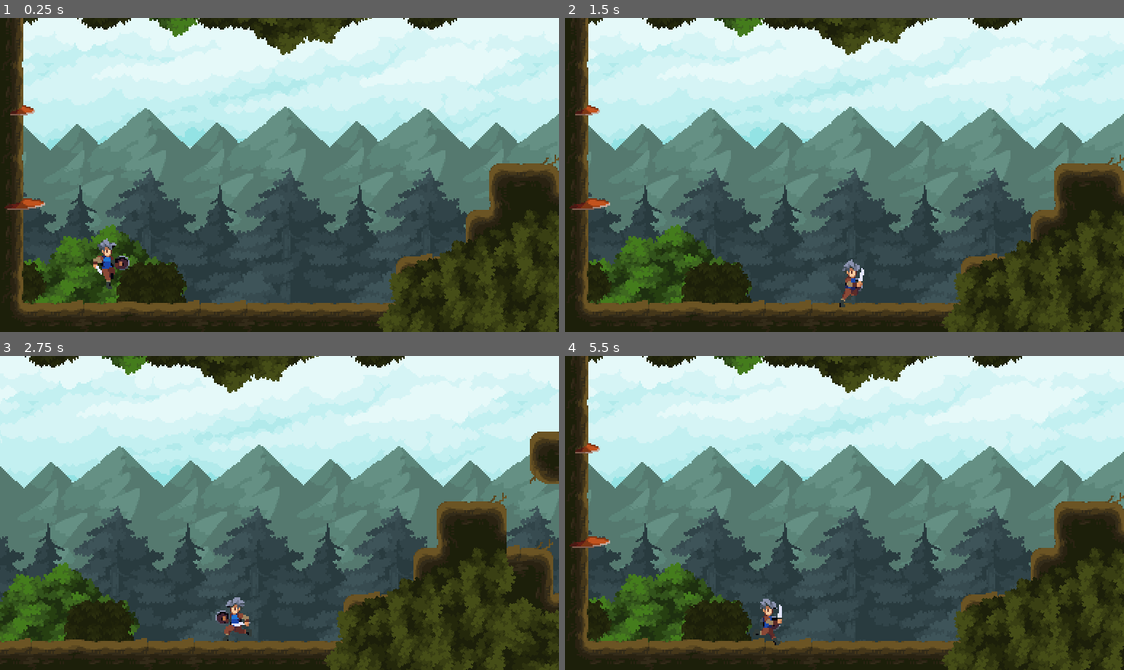
Above: before the commit, frames 1-4 (two rows, left to right).
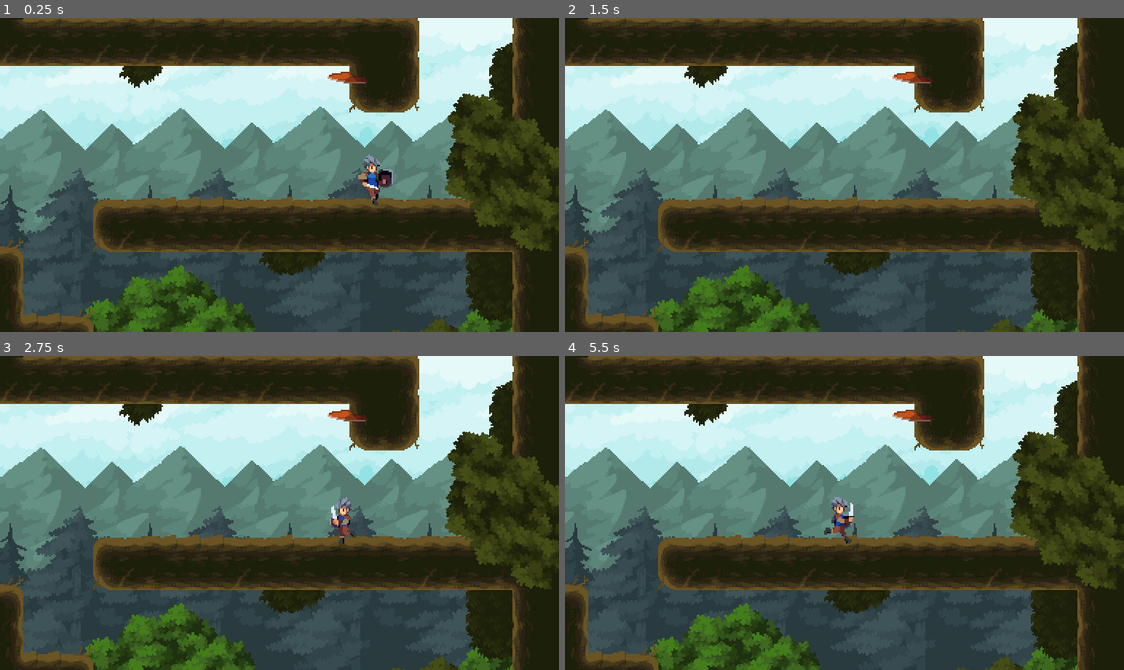
Above: after the commit, the same moments.

Repository: ukagaka/rpg-adventure
Game: Godot game, scene res://world.tscn
The game is run twice, just before and just after one commit, with the same random seed, the same clock (stepped at 60 frames per second) and the same inputs.
Inputs:
- Up to frame 1 (0.25 s): no input
- Up to frame 2 (1.5 s): hold Right (move_right) from 0.53 s (still down); tap Space (jump) at 0.77 s
- Up to frame 3 (2.75 s): tap Space (jump) at 1.52 s; release Right (move_right) at 2.03 s; hold Left (move_left) from 2.03 s (still down)
- Up to frame 4 (5.5 s): release Left (move_left) at 2.78 s; hold Right (move_right) 2.78-4.28 s; tap Space (jump) at 3.02, 3.77, 4.52 s; hold Left (move_left) 4.28-5.03 s; hold Right (move_right) from 5.03 s (still down)

The runs differ from the first frame. In frame 1, 62% of the frame differs, in the area x 0-100%, y 0-100%; in frame 2, 62%; in frame 3, 61%; in frame 4, 62%.

Commit message:
06:滑墙-基本滑墙动画完成
1、通过插件 Animation Resetter 对所有动画节点补齐（前提是 RESET 动画要正确，其他动画是以 RESET 做动画补齐）
2、通过判断是否碰撞墙壁来播放滑墙动画
3、通过判断墙壁的法线，来让角色翻转，而且正好贴近墙壁

Diff:
--- a/player.gd
+++ b/player.gd
@@ -6,6 +6,7 @@
 	JUMP,
 	FALL,
 	LANDING,
+	WALL_SLIDING,
 }
 
 const GROUND_STATES := [State.IDLE, State.RUNNING, State.LANDING]
@@ -19,7 +20,8 @@
 var default_gravity := ProjectSettings.get("physics/2d/default_gravity") as float
 var is_first_tick := false
 
-@onready var sprite_2d: Sprite2D = $Sprite2D
+
+@onready var graphics: Node2D = $Graphics
 @onready var animation_player : AnimationPlayer = $AnimationPlayer
 @onready var coyote_timer: Timer = $CoyoteTimer
 @onready var jump_request_timer: Timer = $JumpRequestTimer
@@ -47,6 +49,9 @@
 			move(default_gravity, delta)
 		State.LANDING:
 			stand(delta)
+		State.WALL_SLIDING:
+			move(default_gravity /3, delta)
+			graphics.scale.x = get_wall_normal().x
 
 	is_first_tick = false
 
@@ -64,7 +69,7 @@
 	velocity.y += gravity * delta
 
 	if not is_zero_approx(direction):
-		sprite_2d.flip_h = direction < 0
+		graphics.scale.x = -1 if direction < 0 else +1
 
 	move_and_slide()
 
@@ -107,10 +112,18 @@
 		State.FALL:
 			if is_on_floor():
 				return State.LANDING if is_still else State.RUNNING
+			if is_on_wall():
+				return State.WALL_SLIDING
 
 		State.LANDING:
 			if not animation_player.is_playing():
 				return State.IDLE
+
+		State.WALL_SLIDING:
+			if is_on_floor():
+				return State.IDLE
+			if not is_on_wall():
+				return State.FALL
 
 	return state
 
@@ -137,5 +150,7 @@
 				coyote_timer.start()
 		State.LANDING:
 			animation_player.play("landing")
+		State.WALL_SLIDING:
+			animation_player.play("wall_sliding")
 
 	is_first_tick = true
--- a/player.tscn
+++ b/player.tscn
@@ -1,7 +1,8 @@
-[gd_scene load_steps=12 format=3 uid="uid://bah20vs1e6lfq"]
-
-[ext_resource type="Texture2D" uid="uid://dsi2ldqqfqtc5" path="res://char_blue_1.png" id="1_5v3wy"]
+[gd_scene load_steps=14 format=3 uid="uid://bah20vs1e6lfq"]
+
 [ext_resource type="Script" path="res://player.gd" id="1_lhorb"]
+[ext_resource type="Texture2D" uid="uid://bgglqjwmygsdp" path="res://assets/generic_char/char_blue_2.png" id="2_k02kf"]
+[ext_resource type="Texture2D" uid="uid://dsi2ldqqfqtc5" path="res://assets/generic_char/char_blue_1.png" id="2_lqe0d"]
 [ext_resource type="Script" path="res://classes/StateMachine.gd" id="3_yyhk1"]
 
 [sub_resource type="RectangleShape2D" id="RectangleShape2D_wo2u2"]
@@ -12,7 +13,7 @@
 tracks/0/type = "value"
 tracks/0/imported = false
 tracks/0/enabled = true
-tracks/0/path = NodePath("Sprite2D:region_rect")
+tracks/0/path = NodePath("Graphics/Sprite2D:region_rect")
 tracks/0/interp = 1
 tracks/0/loop_wrap = true
 tracks/0/keys = {
@@ -24,7 +25,7 @@
 tracks/1/type = "value"
 tracks/1/imported = false
 tracks/1/enabled = true
-tracks/1/path = NodePath("Sprite2D:hframes")
+tracks/1/path = NodePath("Graphics/Sprite2D:hframes")
 tracks/1/interp = 1
 tracks/1/loop_wrap = true
 tracks/1/keys = {
@@ -36,7 +37,7 @@
 tracks/2/type = "value"
 tracks/2/imported = false
 tracks/2/enabled = true
-tracks/2/path = NodePath("Sprite2D:frame")
+tracks/2/path = NodePath("Graphics/Sprite2D:frame")
 tracks/2/interp = 1
 tracks/2/loop_wrap = true
 tracks/2/keys = {
@@ -44,6 +45,42 @@
 "transitions": PackedFloat32Array(1),
 "update": 1,
 "values": [0]
+}
+tracks/3/type = "value"
+tracks/3/imported = false
+tracks/3/enabled = true
+tracks/3/path = NodePath("Graphics/Sprite2D:texture")
+tracks/3/interp = 1
+tracks/3/loop_wrap = true
+tracks/3/keys = {
+"times": PackedFloat32Array(0),
+"transitions": PackedFloat32Array(1),
+"update": 1,
+"values": [ExtResource("2_lqe0d")]
+}
+tracks/4/type = "value"
+tracks/4/imported = false
+tracks/4/enabled = true
+tracks/4/path = NodePath("Graphics/Sprite2D:flip_h")
+tracks/4/interp = 1
+tracks/4/loop_wrap = true
+tracks/4/keys = {
+"times": PackedFloat32Array(0),
+"transitions": PackedFloat32Array(1),
+"update": 1,
+"values": [false]
+}
+tracks/5/type = "value"
+tracks/5/imported = false
+tracks/5/enabled = true
+tracks/5/path = NodePath("Graphics/Sprite2D:position")
+tracks/5/interp = 1
+tracks/5/loop_wrap = true
+tracks/5/keys = {
+"times": PackedFloat32Array(0),
+"transitions": PackedFloat32Array(1),
+"update": 0,
+"values": [Vector2(2.08165e-12, -28)]
 }
 
 [sub_resource type="Animation" id="Animation_2neri"]
@@ -53,7 +90,7 @@
 tracks/0/type = "value"
 tracks/0/imported = false
 tracks/0/enabled = true
-tracks/0/path = NodePath("Sprite2D:region_rect")
+tracks/0/path = NodePath("Graphics/Sprite2D:region_rect")
 tracks/0/interp = 1
 tracks/0/loop_wrap = true
 tracks/0/keys = {
@@ -65,7 +102,7 @@
 tracks/1/type = "value"
 tracks/1/imported = false
 tracks/1/enabled = true
-tracks/1/path = NodePath("Sprite2D:hframes")
+tracks/1/path = NodePath("Graphics/Sprite2D:hframes")
 tracks/1/interp = 1
 tracks/1/loop_wrap = true
 tracks/1/keys = {
@@ -77,7 +114,7 @@
 tracks/2/type = "value"
 tracks/2/imported = false
 tracks/2/enabled = true
-tracks/2/path = NodePath("Sprite2D:frame")
+tracks/2/path = NodePath("Graphics/Sprite2D:frame")
 tracks/2/interp = 1
 tracks/2/loop_wrap = true
 tracks/2/keys = {
@@ -85,6 +122,42 @@
 "transitions": PackedFloat32Array(1, 1, 1, 1),
 "update": 1,
 "values": [0, 1, 2, 3]
+}
+tracks/3/type = "value"
+tracks/3/imported = false
+tracks/3/enabled = true
+tracks/3/path = NodePath("Graphics/Sprite2D:texture")
+tracks/3/interp = 1
+tracks/3/loop_wrap = true
+tracks/3/keys = {
+"times": PackedFloat32Array(0),
+"transitions": PackedFloat32Array(1),
+"update": 1,
+"values": [ExtResource("2_lqe0d")]
+}
+tracks/4/type = "value"
+tracks/4/imported = false
+tracks/4/enabled = true
+tracks/4/path = NodePath("Graphics/Sprite2D:flip_h")
+tracks/4/interp = 1
+tracks/4/loop_wrap = true
+tracks/4/keys = {
+"times": PackedFloat32Array(0),
+"transitions": PackedFloat32Array(1),
+"update": 1,
+"values": [false]
+}
+tracks/5/type = "value"
+tracks/5/imported = false
+tracks/5/enabled = true
+tracks/5/path = NodePath("Graphics/Sprite2D:position")
+tracks/5/interp = 1
+tracks/5/loop_wrap = true
+tracks/5/keys = {
+"times": PackedFloat32Array(0),
+"transitions": PackedFloat32Array(1),
+"update": 0,
+"values": [Vector2(2.08165e-12, -28)]
 }
 
 [sub_resource type="Animation" id="Animation_613x2"]
@@ -94,7 +167,7 @@
 tracks/0/type = "value"
 tracks/0/imported = false
 tracks/0/enabled = true
-tracks/0/path = NodePath("Sprite2D:region_rect")
+tracks/0/path = NodePath("Graphics/Sprite2D:region_rect")
 tracks/0/interp = 1
 tracks/0/loop_wrap = true
 tracks/0/keys = {
@@ -106,7 +179,7 @@
 tracks/1/type = "value"
 tracks/1/imported = false
 tracks/1/enabled = true
-tracks/1/path = NodePath("Sprite2D:hframes")
+tracks/1/path = NodePath("Graphics/Sprite2D:hframes")
 tracks/1/interp = 1
 tracks/1/loop_wrap = true
 tracks/1/keys = {
@@ -118,7 +191,7 @@
 tracks/2/type = "value"
 tracks/2/imported = false
 tracks/2/enabled = true
-tracks/2/path = NodePath("Sprite2D:frame")
+tracks/2/path = NodePath("Graphics/Sprite2D:frame")
 tracks/2/interp = 1
 tracks/2/loop_wrap = true
 tracks/2/keys = {
@@ -126,6 +199,42 @@
 "transitions": PackedFloat32Array(1, 1, 1, 1, 1, 1),
 "update": 1,
 "values": [0, 1, 2, 3, 4, 5]
+}
+tracks/3/type = "value"
+tracks/3/imported = false
+tracks/3/enabled = true
+tracks/3/path = NodePath("Graphics/Sprite2D:texture")
+tracks/3/interp = 1
+tracks/3/loop_wrap = true
+tracks/3/keys = {
+"times": PackedFloat32Array(0),
+"transitions": PackedFloat32Array(1),
+"update": 1,
+"values": [ExtResource("2_lqe0d")]
+}
+tracks/4/type = "value"
+tracks/4/imported = false
+tracks/4/enabled = true
+tracks/4/path = NodePath("Graphics/Sprite2D:flip_h")
+tracks/4/interp = 1
+tracks/4/loop_wrap = true
+tracks/4/keys = {
+"times": PackedFloat32Array(0),
+"transitions": PackedFloat32Array(1),
+"update": 1,
+"values": [false]
+}
+tracks/5/type = "value"
+tracks/5/imported = false
+tracks/5/enabled = true
+tracks/5/path = NodePath("Graphics/Sprite2D:position")
+tracks/5/interp = 1
+tracks/5/loop_wrap = true
+tracks/5/keys = {
+"times": PackedFloat32Array(0),
+"transitions": PackedFloat32Array(1),
+"update": 0,
+"values": [Vector2(2.08165e-12, -28)]
 }
 
 [sub_resource type="Animation" id="Animation_rx3se"]
@@ -134,7 +243,7 @@
 tracks/0/type = "value"
 tracks/0/imported = false
 tracks/0/enabled = true
-tracks/0/path = NodePath("Sprite2D:region_rect")
+tracks/0/path = NodePath("Graphics/Sprite2D:region_rect")
 tracks/0/interp = 1
 tracks/0/loop_wrap = true
 tracks/0/keys = {
@@ -146,7 +255,7 @@
 tracks/1/type = "value"
 tracks/1/imported = false
 tracks/1/enabled = true
-tracks/1/path = NodePath("Sprite2D:hframes")
+tracks/1/path = NodePath("Graphics/Sprite2D:hframes")
 tracks/1/interp = 1
 tracks/1/loop_wrap = true
 tracks/1/keys = {
@@ -158,7 +267,7 @@
 tracks/2/type = "value"
 tracks/2/imported = false
 tracks/2/enabled = true
-tracks/2/path = NodePath("Sprite2D:frame")
+tracks/2/path = NodePath("Graphics/Sprite2D:frame")
 tracks/2/interp = 1
 tracks/2/loop_wrap = true
 tracks/2/keys = {
@@ -166,6 +275,42 @@
 "transitions": PackedFloat32Array(1, 1, 1, 1),
 "update": 1,
 "values": [0, 1, 2, 3]
+}
+tracks/3/type = "value"
+tracks/3/imported = false
+tracks/3/enabled = true
+tracks/3/path = NodePath("Graphics/Sprite2D:texture")
+tracks/3/interp = 1
+tracks/3/loop_wrap = true
+tracks/3/keys = {
+"times": PackedFloat32Array(0),
+"transitions": PackedFloat32Array(1),
+"update": 1,
+"values": [ExtResource("2_lqe0d")]
+}
+tracks/4/type = "value"
+tracks/4/imported = false
+tracks/4/enabled = true
+tracks/4/path = NodePath("Graphics/Sprite2D:flip_h")
+tracks/4/interp = 1
+tracks/4/loop_wrap = true
+tracks/4/keys = {
+"times": PackedFloat32Array(0),
+"transitions": PackedFloat32Array(1),
+"update": 1,
+"values": [false]
+}
+tracks/5/type = "value"
+tracks/5/imported = false
+tracks/5/enabled = true
+tracks/5/path = NodePath("Graphics/Sprite2D:position")
+tracks/5/interp = 1
+tracks/5/loop_wrap = true
+tracks/5/keys = {
+"times": PackedFloat32Array(0),
+"transitions": PackedFloat32Array(1),
+"update": 0,
+"values": [Vector2(2.08165e-12, -28)]
 }
 
 [sub_resource type="Animation" id="Animation_dn4ng"]
@@ -175,7 +320,7 @@
 tracks/0/type = "value"
 tracks/0/imported = false
 tracks/0/enabled = true
-tracks/0/path = NodePath("Sprite2D:region_rect")
+tracks/0/path = NodePath("Graphics/Sprite2D:region_rect")
 tracks/0/interp = 1
 tracks/0/loop_wrap = true
 tracks/0/keys = {
@@ -187,7 +332,7 @@
 tracks/1/type = "value"
 tracks/1/imported = false
 tracks/1/enabled = true
-tracks/1/path = NodePath("Sprite2D:hframes")
+tracks/1/path = NodePath("Graphics/Sprite2D:hframes")
 tracks/1/interp = 1
 tracks/1/loop_wrap = true
 tracks/1/keys = {
@@ -199,7 +344,7 @@
 tracks/2/type = "value"
 tracks/2/imported = false
 tracks/2/enabled = true
-tracks/2/path = NodePath("Sprite2D:frame")
+tracks/2/path = NodePath("Graphics/Sprite2D:frame")
 tracks/2/interp = 1
 tracks/2/loop_wrap = true
 tracks/2/keys = {
@@ -207,6 +352,42 @@
 "transitions": PackedFloat32Array(1, 1, 1),
 "update": 1,
 "values": [0, 1, 2]
+}
+tracks/3/type = "value"
+tracks/3/imported = false
+tracks/3/enabled = true
+tracks/3/path = NodePath("Graphics/Sprite2D:texture")
+tracks/3/interp = 1
+tracks/3/loop_wrap = true
+tracks/3/keys = {
+"times": PackedFloat32Array(0),
+"transitions": PackedFloat32Array(1),
+"update": 1,
+"values": [ExtResource("2_lqe0d")]
+}
+tracks/4/type = "value"
+tracks/4/imported = false
+tracks/4/enabled = true
+tracks/4/path = NodePath("Graphics/Sprite2D:flip_h")
+tracks/4/interp = 1
+tracks/4/loop_wrap = true
+tracks/4/keys = {
+"times": PackedFloat32Array(0),
+"transitions": PackedFloat32Array(1),
+"update": 1,
+"values": [false]
+}
+tracks/5/type = "value"
+tracks/5/imported = false
+tracks/5/enabled = true
+tracks/5/path = NodePath("Graphics/Sprite2D:position")
+tracks/5/interp = 1
+tracks/5/loop_wrap = true
+tracks/5/keys = {
+"times": PackedFloat32Array(0),
+"transitions": PackedFloat32Array(1),
+"update": 0,
+"values": [Vector2(2.08165e-12, -28)]
 }
 
 [sub_resource type="Animation" id="Animation_dcku2"]
@@ -216,7 +397,7 @@
 tracks/0/type = "value"
 tracks/0/imported = false
 tracks/0/enabled = true
-tracks/0/path = NodePath("Sprite2D:region_rect")
+tracks/0/path = NodePath("Graphics/Sprite2D:region_rect")
 tracks/0/interp = 1
 tracks/0/loop_wrap = true
 tracks/0/keys = {
@@ -228,7 +409,7 @@
 tracks/1/type = "value"
 tracks/1/imported = false
 tracks/1/enabled = true
-tracks/1/path = NodePath("Sprite2D:hframes")
+tracks/1/path = NodePath("Graphics/Sprite2D:hframes")
 tracks/1/interp = 1
 tracks/1/loop_wrap = true
 tracks/1/keys = {
@@ -240,7 +421,7 @@
 tracks/2/type = "value"
 tracks/2/imported = false
 tracks/2/enabled = true
-tracks/2/path = NodePath("Sprite2D:frame")
+tracks/2/path = NodePath("Graphics/Sprite2D:frame")
 tracks/2/interp = 1
 tracks/2/loop_wrap = true
 tracks/2/keys = {
@@ -248,6 +429,118 @@
 "transitions": PackedFloat32Array(1, 1, 1, 1, 1, 1, 1, 1),
 "update": 1,
 "values": [0, 1, 2, 3, 4, 5, 6, 7]
+}
+tracks/3/type = "value"
+tracks/3/imported = false
+tracks/3/enabled = true
+tracks/3/path = NodePath("Graphics/Sprite2D:texture")
+tracks/3/interp = 1
+tracks/3/loop_wrap = true
+tracks/3/keys = {
+"times": PackedFloat32Array(0),
+"transitions": PackedFloat32Array(1),
+"update": 1,
+"values": [ExtResource("2_lqe0d")]
+}
+tracks/4/type = "value"
+tracks/4/imported = false
+tracks/4/enabled = true
+tracks/4/path = NodePath("Graphics/Sprite2D:flip_h")
+tracks/4/interp = 1
+tracks/4/loop_wrap = true
+tracks/4/keys = {
+"times": PackedFloat32Array(0),
+"transitions": PackedFloat32Array(1),
+"update": 1,
+"values": [false]
+}
+tracks/5/type = "value"
+tracks/5/imported = false
+tracks/5/enabled = true
+tracks/5/path = NodePath("Graphics/Sprite2D:position")
+tracks/5/interp = 1
+tracks/5/loop_wrap = true
+tracks/5/keys = {
+"times": PackedFloat32Array(0),
+"transitions": PackedFloat32Array(1),
+"update": 0,
+"values": [Vector2(2.08165e-12, -28)]
+}
+
+[sub_resource type="Animation" id="Animation_5oi7m"]
+resource_name = "wall_sliding"
+length = 0.4
+tracks/0/type = "value"
+tracks/0/imported = false
+tracks/0/enabled = true
+tracks/0/path = NodePath("Graphics/Sprite2D:texture")
+tracks/0/interp = 1
+tracks/0/loop_wrap = true
+tracks/0/keys = {
+"times": PackedFloat32Array(0),
+"transitions": PackedFloat32Array(1),
+"update": 1,
+"values": [ExtResource("2_k02kf")]
+}
+tracks/1/type = "value"
+tracks/1/imported = false
+tracks/1/enabled = true
+tracks/1/path = NodePath("Graphics/Sprite2D:region_rect")
+tracks/1/interp = 1
+tracks/1/loop_wrap = true
+tracks/1/keys = {
+"times": PackedFloat32Array(0),
+"transitions": PackedFloat32Array(1),
+"update": 0,
+"values": [Rect2(0, 168, 224, 56)]
+}
+tracks/2/type = "value"
+tracks/2/imported = false
+tracks/2/enabled = true
+tracks/2/path = NodePath("Graphics/Sprite2D:hframes")
+tracks/2/interp = 1
+tracks/2/loop_wrap = true
+tracks/2/keys = {
+"times": PackedFloat32Array(0),
+"transitions": PackedFloat32Array(1),
+"update": 1,
+"values": [4]
+}
+tracks/3/type = "value"
+tracks/3/imported = false
+tracks/3/enabled = true
+tracks/3/path = NodePath("Graphics/Sprite2D:frame")
+tracks/3/interp = 1
+tracks/3/loop_wrap = true
+tracks/3/keys = {
+"times": PackedFloat32Array(0, 0.1, 0.2, 0.3),
+"transitions": PackedFloat32Array(1, 1, 1, 1),
+"update": 1,
+"values": [0, 1, 2, 3]
+}
+tracks/4/type = "value"
+tracks/4/imported = false
+tracks/4/enabled = true
+tracks/4/path = NodePath("Graphics/Sprite2D:flip_h")
+tracks/4/interp = 1
+tracks/4/loop_wrap = true
+tracks/4/keys = {
+"times": PackedFloat32Array(0),
+"transitions": PackedFloat32Array(1),
+"update": 1,
+"values": [true]
+}
+tracks/5/type = "value"
+tracks/5/imported = false
+tracks/5/enabled = true
+tracks/5/path = NodePath("Graphics/Sprite2D:position")
+tracks/5/interp = 1
+tracks/5/loop_wrap = true
+tracks/5/keys = {
+"times": PackedFloat32Array(0),
+"transitions": PackedFloat32Array(1),
+"update": 0,
+"values": [Vector2(7, -28)]
 }
 
 [sub_resource type="AnimationLibrary" id="AnimationLibrary_1qqp6"]
@@ -257,15 +550,18 @@
 "idle": SubResource("Animation_613x2"),
 "jump": SubResource("Animation_rx3se"),
 "landing": SubResource("Animation_dn4ng"),
-"runing": SubResource("Animation_dcku2")
+"runing": SubResource("Animation_dcku2"),
+"wall_sliding": SubResource("Animation_5oi7m")
 }
 
 [node name="Player" type="CharacterBody2D"]
 script = ExtResource("1_lhorb")
 
-[node name="Sprite2D" type="Sprite2D" parent="."]
-position = Vector2(1, -29)
-texture = ExtResource("1_5v3wy")
+[node name="Graphics" type="Node2D" parent="."]
+
+[node name="Sprite2D" type="Sprite2D" parent="Graphics"]
+position = Vector2(2.08165e-12, -28)
+texture = ExtResource("2_lqe0d")
 hframes = 6
 region_enabled = true
 region_rect = Rect2(0, 0, 336, 56)
--- a/project.godot
+++ b/project.godot
@@ -23,6 +23,10 @@
 window/size/window_height_override=648
 window/stretch/mode="canvas_items"
 
+[editor_plugins]
+
+enabled=PackedStringArray("res://addons/com.timothyqiu.animation-resetter/plugin.cfg")
+
 [input]
 
 move_left={
--- a/world.tscn
+++ b/world.tscn
@@ -471,12 +471,12 @@
 layer_0/name = "Background"
 layer_0/tile_data = PackedInt32Array(786440, 720897, 8, 720904, 720897, 7, 655368, 720897, 6, 786439, 655361, 8, 720903 …(3558 unchanged characters)…
 layer_1/name = "Geometry"
-layer_1/tile_data = PackedInt32Array(655361, 262145, 3, 5898 …(14679 unchanged characters)… , 0, 458796, 65537, 0, -131009, 262145, 4, -196545, 262145, 0, -131010, 65537, 4, -196546, 196609, 0, -131011, 196609, 4, -196547, 196609, 0, -131012, 65537, 4, -196548, 131073, 0, -131013, 393217, 0, -196549, 65537, 0, -131014, 393217, 0, -196550, 393217, 1, -131015, 131073, 4, -196551, 393217, 1, -131016, 196609, 4, -196552, 65537, 0, -131017, 65537, 4, -196553, 131073, 0, -131018, 131073, 4, -196554, 196609, 0, -131019, 196609, 4, -196555, 65537, 0, 589870, 262145, 2, 524334, 262145, 3, 458798, 262145, 0)
+layer_1/tile_data = PackedInt32Array(655361, 262145, 3, 5898 …(14679 unchanged characters)… , 0, 458796, 65537, 0, -131009, 262145, 3, -196545, 262145, 0, -131010, 65537, 2, -196546, 196609, 0, -131011, 458753, 0, -196547, 196609, 0, -131012, 65537, 4, -196548, 131073, 0, -131013, 393217, 0, -196549, 65537, 0, -131014, 393217, 0, -196550, 393217, 1, -131015, 131073, 4, -196551, 393217, 1, -131016, 196609, 4, -196552, 65537, 0, -131017, 65537, 4, -196553, 131073, 0, -131018, 131073, 4, -196554, 196609, 0, -131019, 196609, 4, -196555, 65537, 0, 589870, 262145, 2, 524334, 262145, 3, 458798, 262145, 0, -65474, 131073, 2, -65475, 524289, 0, -65473, 327681, 1, 63, 262145, 4, 62, 196609, 4, 61, 1, 4)
 layer_2/name = "Foreground"
 layer_2/tile_data = PackedInt32Array()
 
 [node name="Player" parent="." instance=ExtResource("2_gtqss")]
-position = Vector2(91, 150)
+position = Vector2(994, 59)
 
 [node name="Camera2D" type="Camera2D" parent="Player"]
 position_smoothing_enabled = true
Not shown, added: addons/com.timothyqiu.animation-resetter/complete_tracks_dialog.gd
Not shown, added: addons/com.timothyqiu.animation-resetter/complete_tracks_dialog.tscn
Not shown, added: addons/com.timothyqiu.animation-resetter/editor_helpers.gd
Not shown, added: addons/com.timothyqiu.animation-resetter/plugin.cfg
Not shown, added: addons/com.timothyqiu.animation-resetter/plugin.gd
Not shown, added: addons/com.timothyqiu.animation-resetter/translator.gd
Renamed: char_blue_1.png -> assets/generic_char/char_blue_1.png
Not shown, added: assets/generic_char/char_blue_1.png.import
Binary file added: assets/generic_char/char_blue_2.png
Not shown, changed: assets/generic_char/char_blue_2.png.import
Not shown, changed: .DS_Store
Not shown, added: addons/com.timothyqiu.animation-resetter/LICENSE
(and 2 more such lines)
